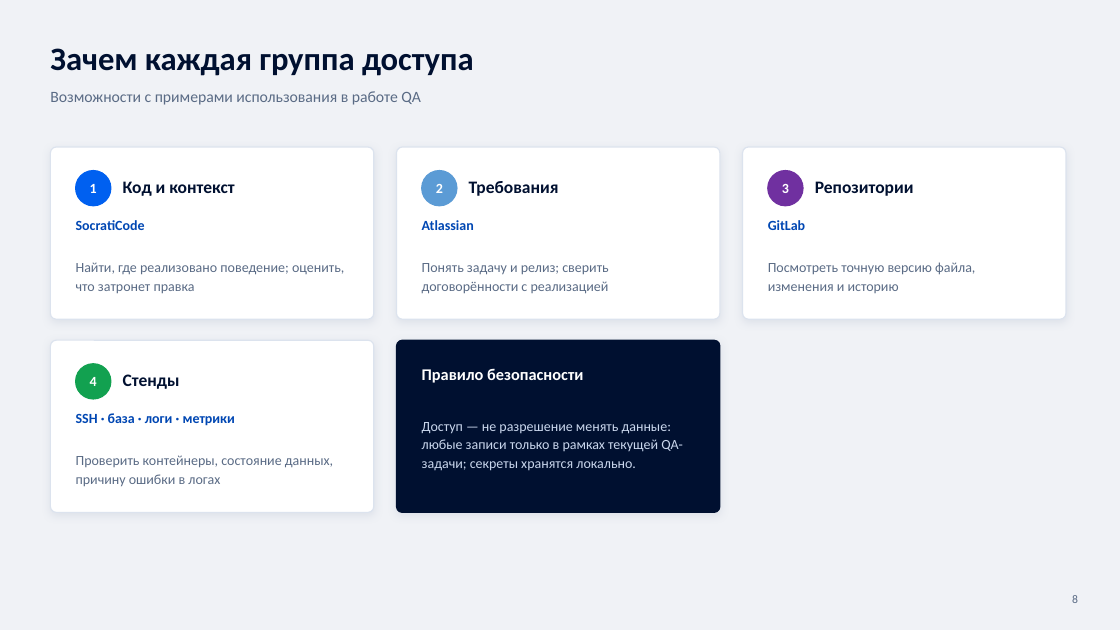
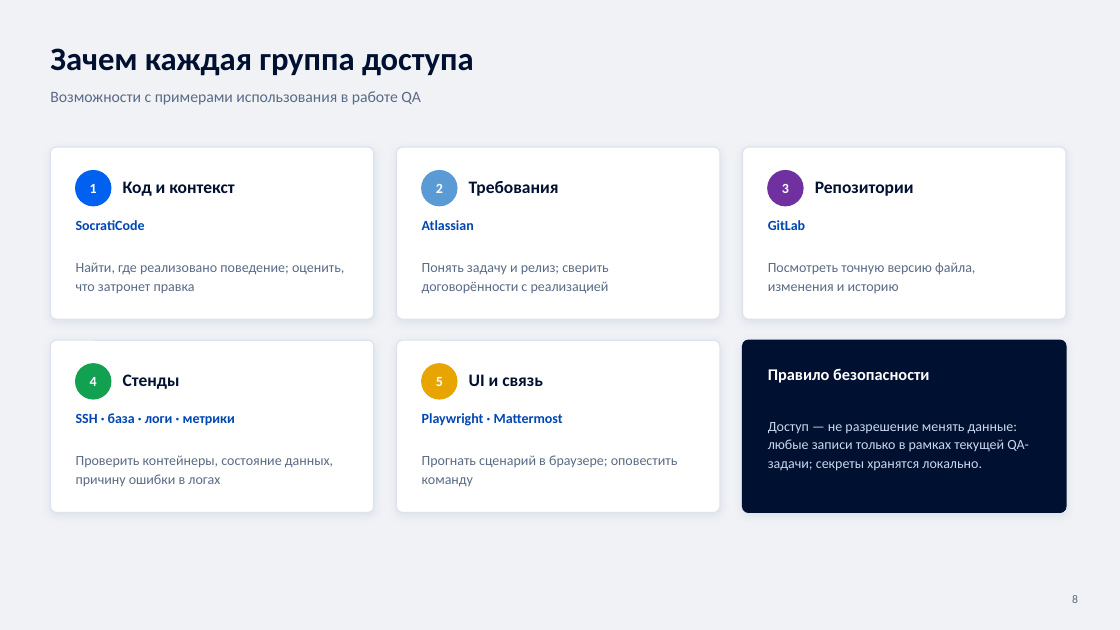
Before and after one commit to igorpugatschev/ausn-control-plane, a slide deck: slide 8 of docs/presentations/ausn-control-plane-qa-layer.pptx. Drawn at 1120x630 pixels with LibreOffice and Linux fonts; fonts in the diff are those of the drawing. Boxes give left, top, right and bottom in pixels: in the first picture for what was removed or moved away, otherwise in the second. Text is boxed around its words. In the diff, an @@ line names an element or a change of style, - is before the commit and + after.

Commit message:
docs(presentations): визуальная проверка через LibreOffice-рендер, исправлены два наложения (слайды 8 и 11), пирамида контрастнее; добавлен PDF

```diff
--- a/docs/presentations/ausn-control-plane-qa-layer.pptx
+++ b/docs/presentations/ausn-control-plane-qa-layer.pptx
@@ rounded rectangle added at <box>397,340,720,513</box>, fill #FFFFFF, outline #DCE3EE 1 pt @@
@@ 2 texts, 1 rounded rectangle: place and size @@
-2 texts, 1 rounded rectangle at <box>397,340,720,513</box>
+2 texts, 1 rounded rectangle at <box>743,340,1066,513</box>
@@ ellipse added at <box>422,364,457,399</box>, fill #E8A400, outline #E8A400 1 pt @@
@@ text added at <box>436,377,443,386</box>, 12 pt, text #FFFFFF, bold @@
+5
@@ text added at <box>469,374,543,386</box>, 15 pt, text #001030, bold @@
+UI и связь
@@ text added at <box>422,413,563,426</box>, 12 pt, text #0047B3, bold @@
+Playwright · Mattermost
@@ text added at <box>422,455,678,487</box>, 12 pt, text #5A6B85 @@
+Прогнать сценарий в браузере; оповестить команду
```
Also in this commit, not shown: 2 other slides changed, 6 other files.
